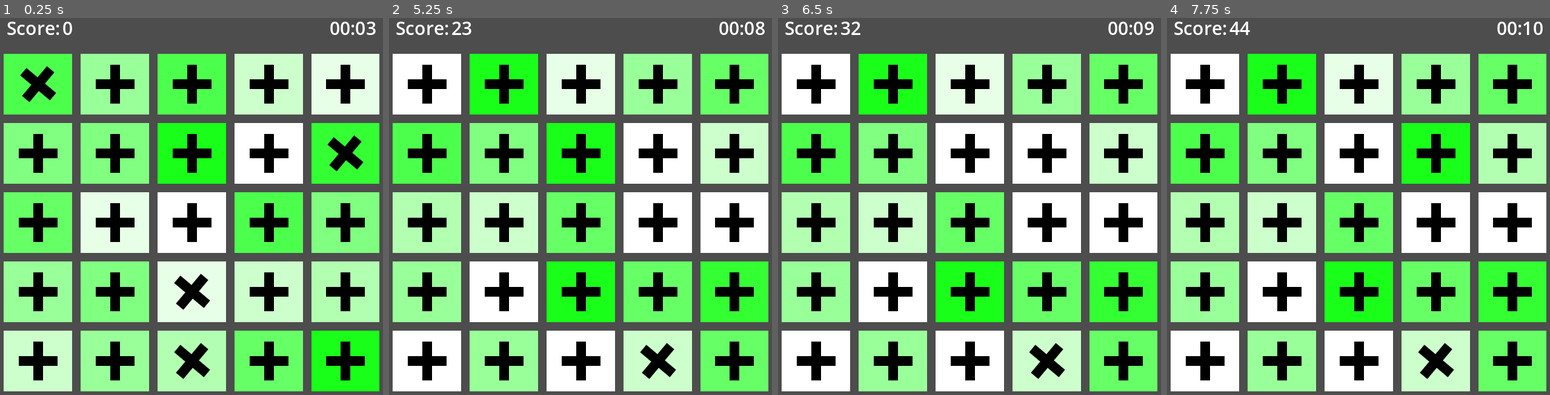
Above: before the commit, frames 1-4 (left to right).
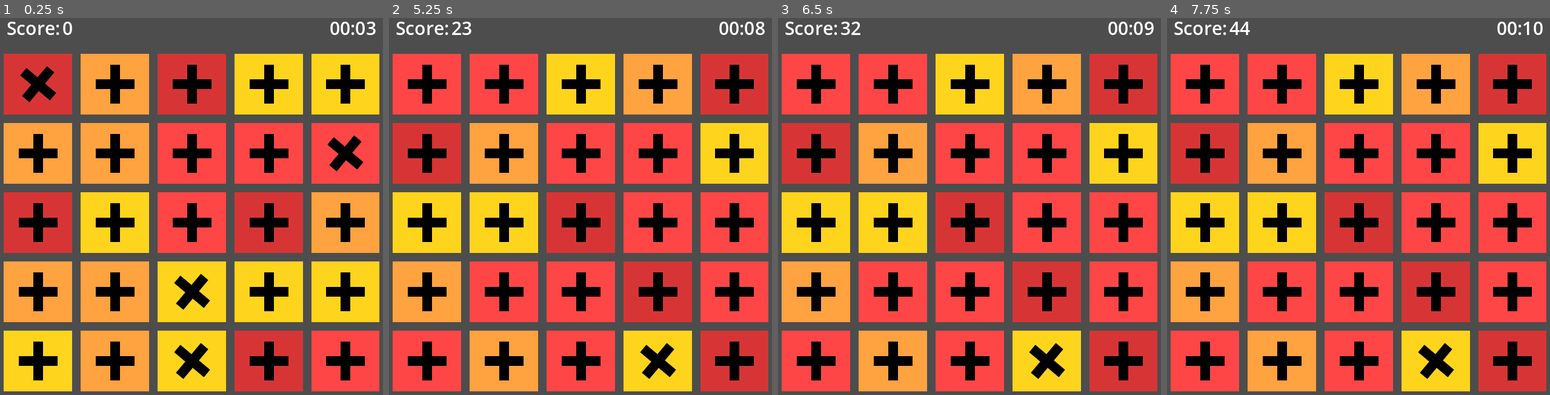
Above: after the commit, the same moments.

Repository: samlitowitz/color-grid-clicker
Game: Godot game, scene res://Game/game.tscn
Two runs of this game, one before a commit and one after it. Both use one fixed random seed, a clock stepped at 60 frames per second and the inputs below.
Inputs (mouse positions are in pixels of both pictures, inside the frame that each line leads up to):
- Up to frame 1 (0.25 s): no input
- Up to frame 2 (5.25 s): tap Enter at 0.5, 2.75, 4.25 s; move the mouse to (427, 85) at 0.52 s; press the mouse at (427, 85) at 0.53 s; tap Space at 1.25, 3.5, 5 s; move the mouse to (503, 85) at 1.27 s; release the mouse at (503, 85) at 1.28 s; click (503, 85) at 1.35 s; move the mouse to (580, 85) at 2.02 s; press the mouse at (580, 85) at 2.03 s; move the mouse to (657, 85) at 2.77 s; release the mouse at (657, 85) at 2.78 s; click (657, 85) at 2.85 s; move the mouse to (733, 85) at 3.52 s; press the mouse at (733, 85) at 3.53 s; move the mouse to (427, 153) at 4.27 s; release the mouse at (427, 153) at 4.28 s; click (427, 153) at 4.35 s; move the mouse to (503, 153) at 5.02 s; press the mouse at (503, 153) at 5.03 s
- Up to frame 3 (6.5 s): move the mouse to (969, 153) at 5.77 s; release the mouse at (969, 153) at 5.78 s; click (969, 153) at 5.85 s
- Up to frame 4 (7.75 s): move the mouse to (1435, 153) at 6.52 s; press the mouse at (1435, 153) at 6.53 s; move the mouse to (1511, 153) at 7.27 s; release the mouse at (1511, 153) at 7.28 s; click (1511, 153) at 7.35 s

The runs differ from the first frame. In frame 1, 61% of the frame differs, in the area x 0-100%, y 9-100%; in frame 2, 60%; in frame 3, 60%; in frame 4, 60%.

Commit message:
Add color palette

Diff:
--- a/Game/game.gd
+++ b/Game/game.gd
@@ -66,7 +66,8 @@
 	if oper == Operator.OperType.ADD:
 		self._score += val
 	elif oper == Operator.OperType.MULT:
-		self._score *= 1.0 + float(val) / float(self.MAX_INIT_VALUE)
+		@warning_ignore("integer_division")
+		self._score *= (100 + 10 * val) / 100
 		should_gen_new_oper = self._rnd.randi_range(0, 100) < 80
 
 	self._total_label.text = "%d" % self._score
@@ -100,7 +101,13 @@
 		.with_oper(next_oper)
 
 func _color_from_value(value: int) -> Color:
-	return Color.WHITE.lerp(Color.GREEN, float(value % 10) / 10.0)
+	if value >= 8:
+		return Color(0xff4646ff)
+	if value >= 6:
+		return Color(0xd73535ff)
+	if value >= 4:
+		return Color(0xffa240ff)
+	return Color(0xffd41dff)
 
 func _random_oper_type() -> Operator.OperType:
 	var v = self._rnd.randi_range(1, 100)
